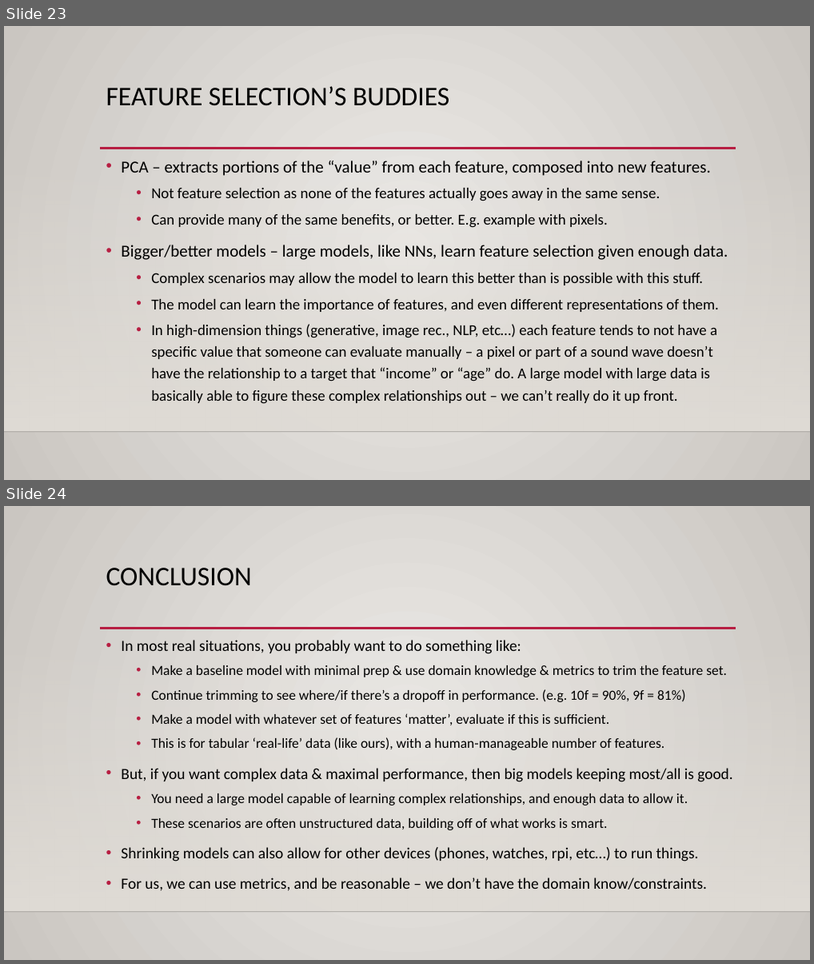
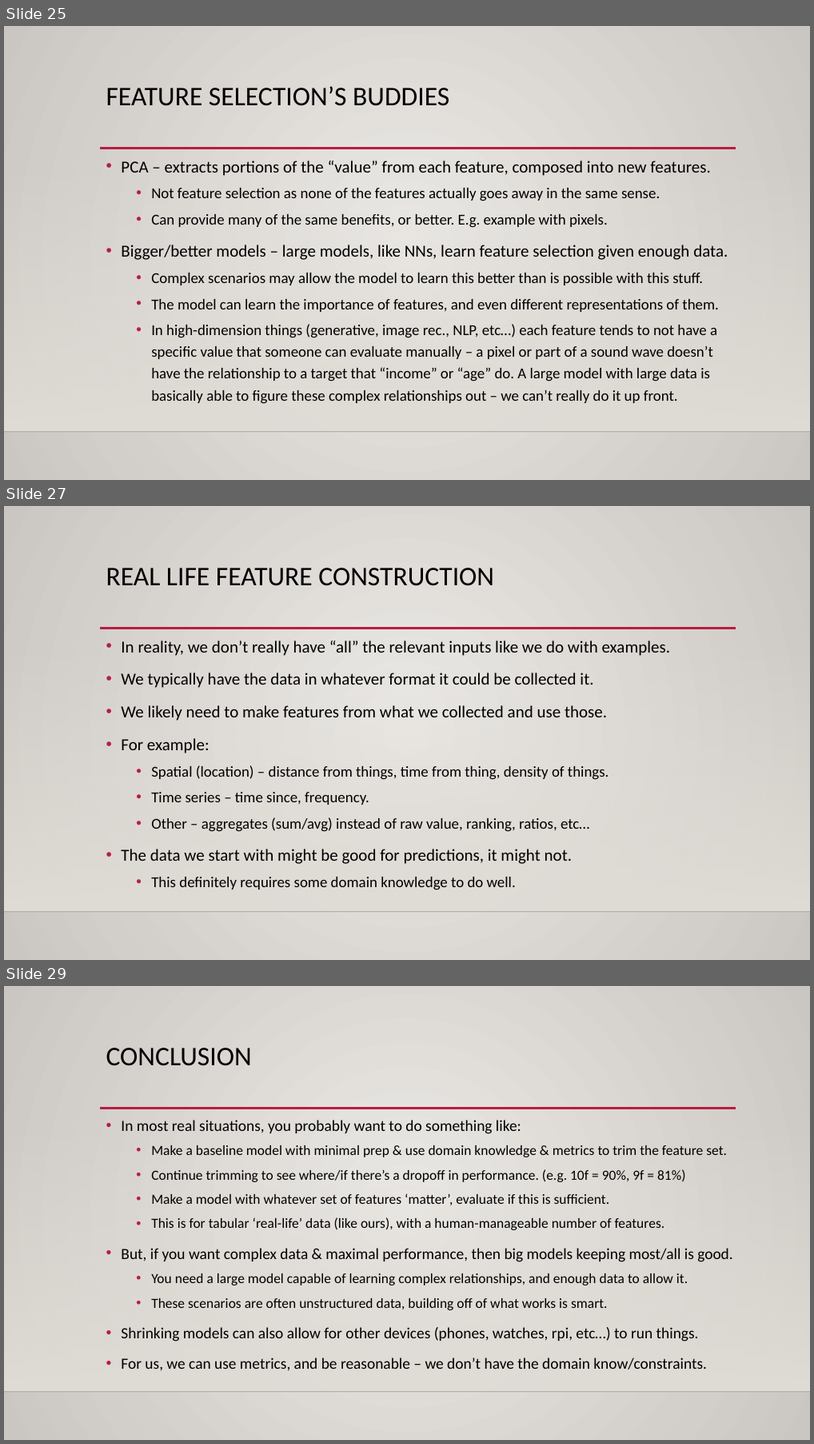
Before and after one commit to AkeemSemperDataScience/Intro_to_Machine_Learning_Students, a slide deck: reference_content/Slides/009_Feature_Selection.pptx. Shown one above the other, each under a label of ours: slides 23 and 24 before the commit, slides 25, 27 and 29 after it; the slides between them are not shown. The pictures are 814x964 and 814x1444 pixels, drawn with LibreOffice and Linux fonts; fonts in the diff are those of the drawing; background and template pictures are left out. Boxes give left, top, right and bottom in pixels: in the first picture for what was removed or moved away, otherwise in the second. Text is boxed around its words. In the diff, an @@ line names an element or a change of style, - is before the commit and + after.

```diff
--- a/reference_content/Slides/009_Feature_Selection.pptx
+++ b/reference_content/Slides/009_Feature_Selection.pptx
@@ slide 27 added at (4,506,810,960), background gradient #ECEAE7 to #CAC7C1; not listed: 3 template elements that a slide beside it also shows @@
@@ title added at (106,568,494,586), 32 pt, text #000000 @@
+REAL LIFE FEATURE CONSTRUCTION
@@ text added at (121,640,671,890), 20 pt, text #000000 @@
+• In reality, we don’t really have “all” the relevant inputs like we do with examples.
+• We typically have the data in whatever format it could be collected it.
+• We likely need to make features from what we collected and use those.
+• For example:
+  • Spatial (location) – distance from things, time from thing, density of things.
+  • Time series – time since, frequency.
+  • Other – aggregates (sum/avg) instead of raw value, ranking, ratios, etc…
+• The data we start with might be good for predictions, it might not.
+  • This definitely requires some domain knowledge to do well.
@@ what was slide 23 is now slide 25 @@
@@ what was slide 24 is now slide 29 @@
```
Also in this commit, not shown: 2 slides changed, 4 other slides added, 4 other files.
